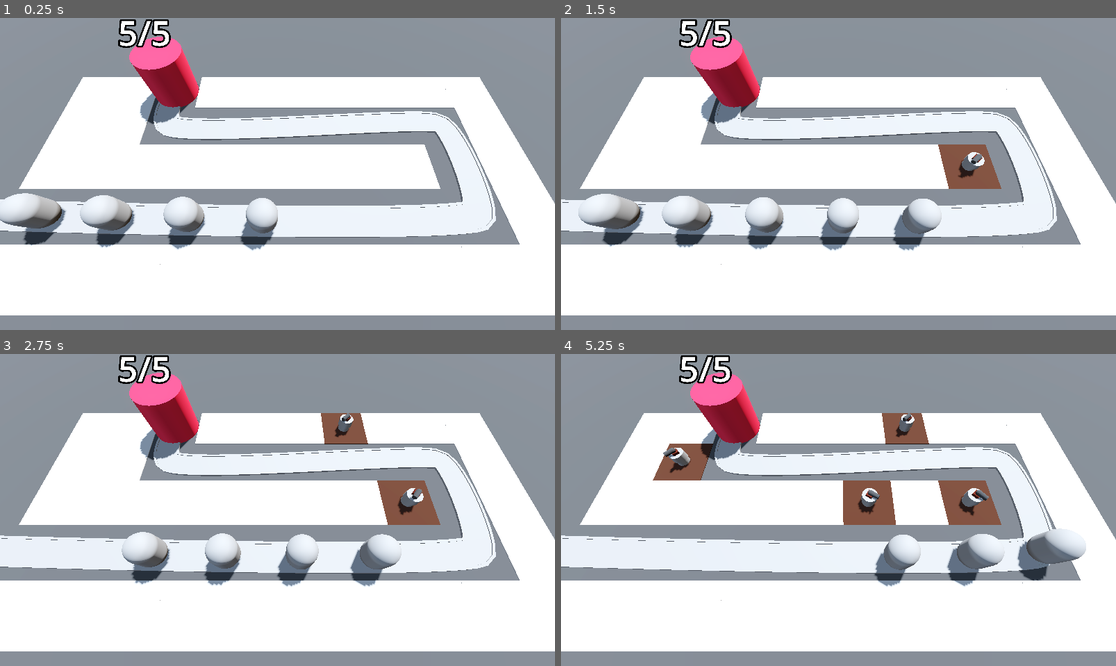
Above: before the commit, frames 1-4 (two rows, left to right).
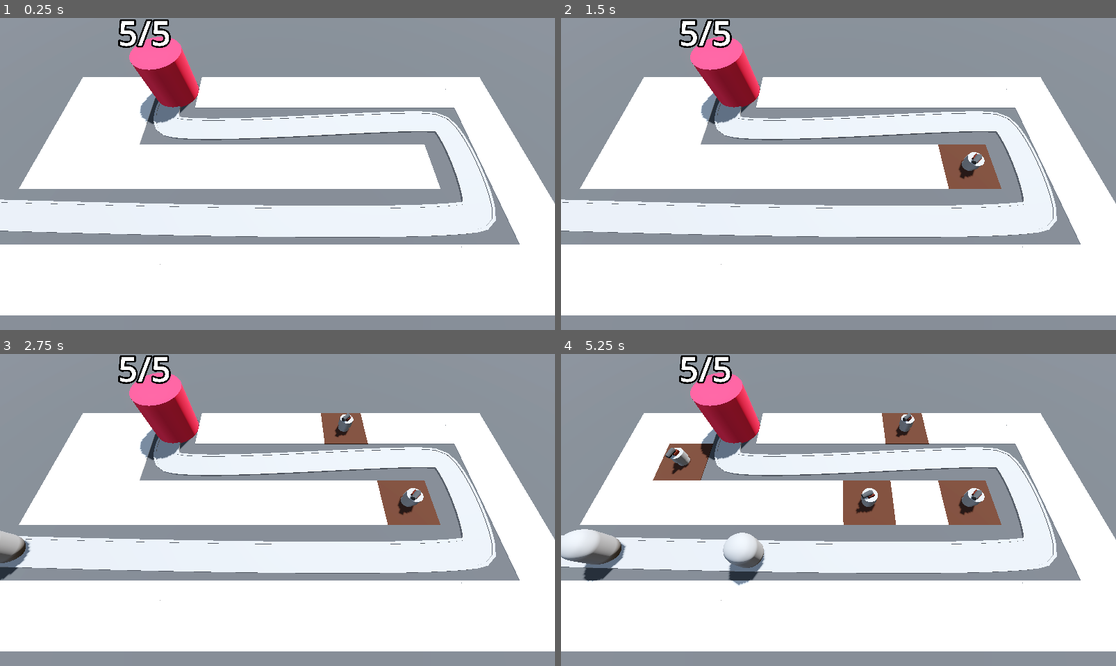
Above: after the commit, the same moments.

Repository: e-cornwell/Barbarian-Blaster
Game: Godot game, scene res://BaseLevel.tscn
The game is run twice, just before and just after one commit, with the same random seed, the same clock (stepped at 60 frames per second) and the same inputs.
Inputs (mouse positions are in pixels of both pictures, inside the frame that each line leads up to):
- Up to frame 1 (0.25 s): no input
- Up to frame 2 (1.5 s): move the mouse to (960, 158) at 0.52 s; press the mouse at (960, 158) at 0.53 s; move the mouse to (727, 189) at 1.27 s; release the mouse at (727, 189) at 1.28 s; click (727, 189) at 1.35 s
- Up to frame 3 (2.75 s): move the mouse to (333, 441) at 2.02 s; press the mouse at (333, 441) at 2.03 s
- Up to frame 4 (5.25 s): move the mouse to (810, 572) at 2.77 s; release the mouse at (810, 572) at 2.78 s; click (810, 572) at 2.85 s; move the mouse to (1005, 556) at 3.52 s; press the mouse at (1005, 556) at 3.53 s; move the mouse to (672, 463) at 4.27 s; release the mouse at (672, 463) at 4.28 s; click (672, 463) at 4.35 s; move the mouse to (866, 510) at 5.02 s; press the mouse at (866, 510) at 5.03 s

The runs differ from the first frame. In frame 1, 3.3% of the frame differs, in the area x 0-51%, y 56-75%; in frame 2, 3.9%; in frame 3, 3.5%; in frame 4, 4.9%, in the area x 0-95%, y 30-75%.

Commit message:
Instantiating enemies

Diff:
--- a/BaseLevel.tscn
+++ b/BaseLevel.tscn
@@ -1,8 +1,9 @@
-[gd_scene load_steps=12 format=3 uid="uid://cqttcl1n2ccp"]
+[gd_scene load_steps=13 format=3 uid="uid://cqttcl1n2ccp"]
 
 [ext_resource type="PackedScene" uid="uid://c35684j5btit7" path="res://RayPickerCamera/ray_picker_camera.tscn" id="1_knq2t"]
 [ext_resource type="MeshLibrary" uid="uid://cp163ejsu4moa" path="res://MeshLibraries/SpaceLibrary.tres" id="1_lvb7b"]
 [ext_resource type="PackedScene" uid="uid://bfkwa16q8smuc" path="res://Enemy/enemy.tscn" id="2_5x8ra"]
+[ext_resource type="Script" uid="uid://2apc76acayqx" path="res://enemy_path.gd" id="3_epnn3"]
 [ext_resource type="PackedScene" uid="uid://ce0is3pjj03ee" path="res://Base/base.tscn" id="3_o2j4u"]
 [ext_resource type="Script" uid="uid://hx6w382ji5ks" path="res://turret_manager.gd" id="5_cwwxe"]
 [ext_resource type="PackedScene" uid="uid://dwin256y60208" path="res://Turret/turret.tscn" id="6_ufkdr"]
@@ -57,10 +58,12 @@
 "cells": PackedInt32Array(65534, 65534, 1048576, 65535, 65534, 1048576, 0, 65534, 1048576, 65534, 2, 1310720, 65531, 65 …(498 unchanged characters)…
 }
 
-[node name="Path3D" type="Path3D" parent="."]
+[node name="EnemyPath" type="Path3D" parent="."]
 curve = SubResource("Curve3D_lvb7b")
+script = ExtResource("3_epnn3")
+enemy_scene = ExtResource("2_5x8ra")
 
-[node name="Road" type="CSGPolygon3D" parent="Path3D"]
+[node name="Road" type="CSGPolygon3D" parent="EnemyPath"]
 polygon = PackedVector2Array(-1, 0, -1, 0.1, 1, 0.1, 1, 0)
 mode = 2
 path_node = NodePath("..")
@@ -74,7 +77,7 @@
 path_u_distance = 1.0
 path_joined = false
 
-[node name="LeftEdge" type="CSGPolygon3D" parent="Path3D"]
+[node name="LeftEdge" type="CSGPolygon3D" parent="EnemyPath"]
 polygon = PackedVector2Array(-1.1, 0, -1.1, 0.15, -0.9, 0.15, -0.9, 0)
 mode = 2
 path_node = NodePath("..")
@@ -88,7 +91,7 @@
 path_u_distance = 1.0
 path_joined = false
 
-[node name="RightEdge" type="CSGPolygon3D" parent="Path3D"]
+[node name="RightEdge" type="CSGPolygon3D" parent="EnemyPath"]
 transform = Transform3D(1, 0, 0, 0, 1, 0, 0, 0, 1, -0.000360489, 0, -0.00358152)
 polygon = PackedVector2Array(0.9, 0, 0.9, 0.15, 1.1, 0.15, 1.1, 0)
 mode = 2
@@ -103,24 +106,9 @@
 path_u_distance = 1.0
 path_joined = false
 
-[node name="Enemy" parent="Path3D" instance=ExtResource("2_5x8ra")]
-transform = Transform3D(0.000626499, 0, -0.999966, 0, 1, 0, 0.999966, 0, 0.000626499, -22.5771, 0, 5.93078)
-
-[node name="Enemy2" parent="Path3D" instance=ExtResource("2_5x8ra")]
-transform = Transform3D(-0.0277818, 0, -0.99958, 0, 1, 0, 0.99958, 0, -0.0277818, -17.5794, 0, 6.08006)
-progress = 5.0
-
-[node name="Enemy3" parent="Path3D" instance=ExtResource("2_5x8ra")]
-transform = Transform3D(-0.0239294, 0, -0.99968, 0, 1, 0, 0.99968, 0, -0.0239294, -12.581, 0, 6.20948)
-progress = 10.0
-
-[node name="Enemy4" parent="Path3D" instance=ExtResource("2_5x8ra")]
-transform = Transform3D(-0.0193951, 0, -0.999778, 0, 1, 0, 0.999778, 0, -0.0193951, -7.58221, 0, 6.31822)
-progress = 15.0
-
-[node name="Enemy5" parent="Path3D" instance=ExtResource("2_5x8ra")]
-transform = Transform3D(-0.0133461, 0, -0.999877, 0, 1, 0, 0.999877, 0, -0.0133461, -2.58289, 0, 6.40095)
-progress = 20.0
+[node name="SpawnTimer" type="Timer" parent="EnemyPath"]
+wait_time = 2.0
+autostart = true
 
 [node name="Base" parent="." instance=ExtResource("3_o2j4u")]
 transform = Transform3D(1, 0, 0, 0, 1, 0, 0, 0, 1, -10, 0, -6)
@@ -129,4 +117,6 @@
 transform = Transform3D(0.707107, 0, -0.707107, 0, 1, 0, 0.707107, 0, 0.707107, 0, 0, 0)
 script = ExtResource("5_cwwxe")
 turret = ExtResource("6_ufkdr")
-enemy_path = NodePath("../Path3D")
+enemy_path = NodePath("../EnemyPath")
+
+[connection signal="timeout" from="EnemyPath/SpawnTimer" to="EnemyPath" method="spawn_enemy"]
--- /dev/null
+++ b/enemy_path.gd
@@ -0,0 +1,7 @@
+extends Path3D
+
+@export var enemy_scene: PackedScene
+
+func spawn_enemy() -> void:
+	var new_enemy = enemy_scene.instantiate()
+	add_child(new_enemy)
Not shown, added: enemy_path.gd.uid
